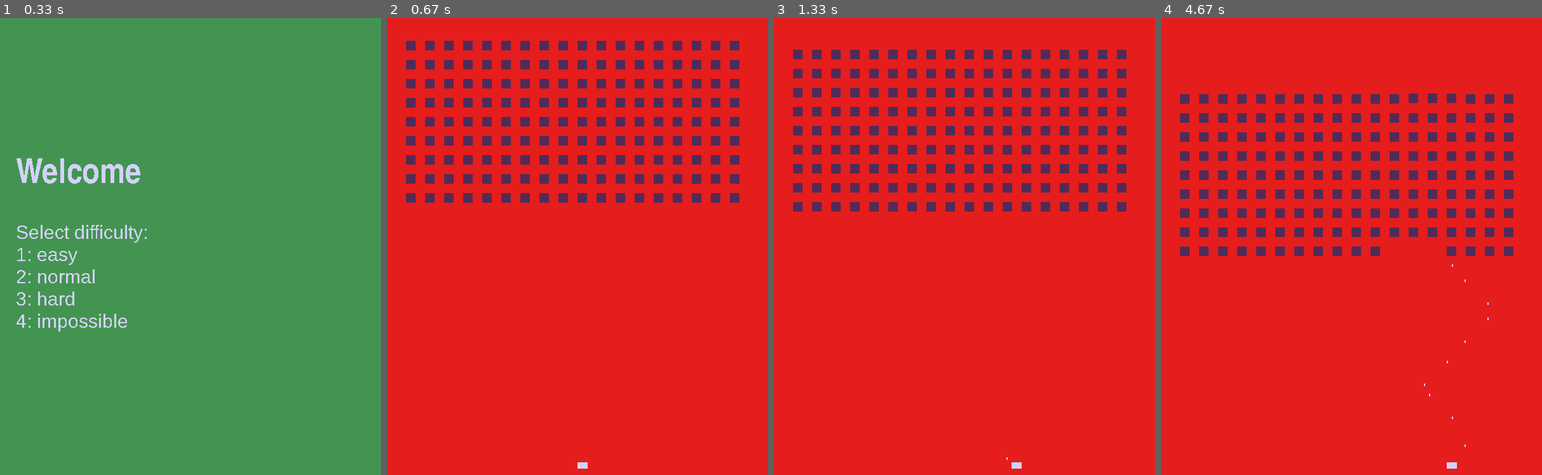
Above: before the commit, frames 1-4 (left to right).
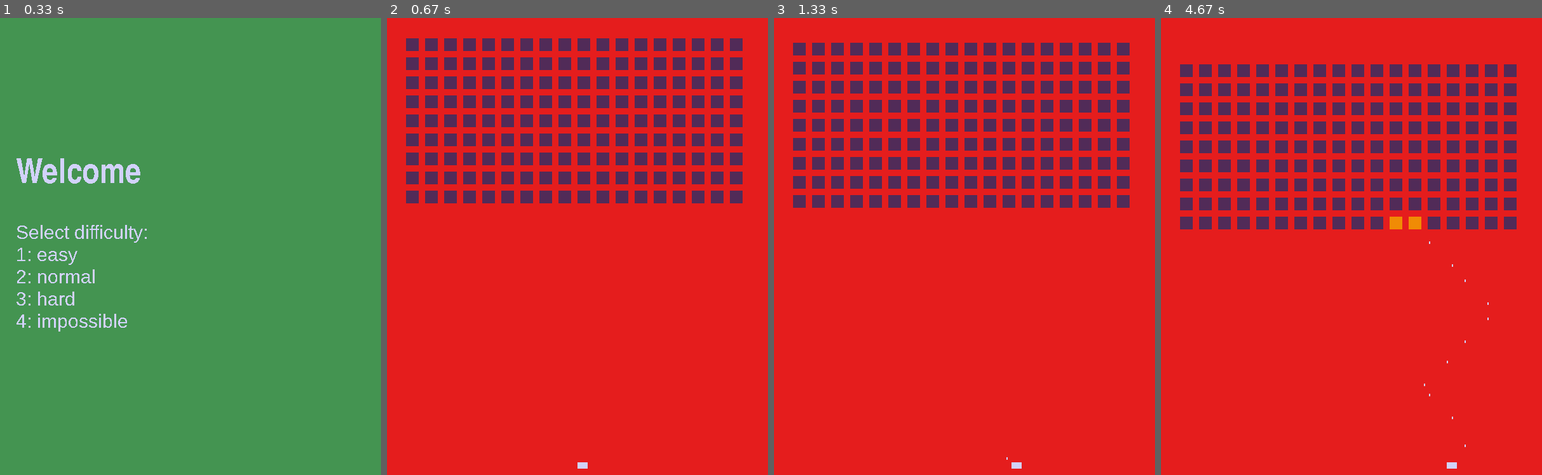
Above: after the commit, the same moments.

Repository: Denporty/PyGame_A4
Game: pygame game, started from SpaceInvaders/game.py
Two runs of this game, one before a commit and one after it. Both use one fixed random seed, a clock stepped at 60 frames per second and the inputs below.
Inputs:
- Up to frame 1 (0.33 s): no input
- Up to frame 2 (0.67 s): tap 3 at 0.33 s
- Up to frame 3 (1.33 s): hold D 0.67-1.13 s; hold Right 0.67-1.13 s; hold Q from 1.17 s (still down); hold Right from 1.17 s (still down); tap Space at 1.23 s
- Up to frame 4 (4.67 s): tap Space at 1.53, 1.73, 2.03, 2.23, 2.53, 2.73, 3.03, 3.3, 3.6, 3.73, 4.03, 4.4 s; release Q at 1.63 s; release Right at 1.63 s; hold Right 1.67-2.13 s; hold Right 2.17-2.63 s; tap D at 2.32, 3.82 s; hold Left 2.67-3.2 s; hold Left 3.23-3.63 s; hold Right 3.67-4.3 s; hold Left from 4.33 s (still down)

Frame 1 is identical in both runs. In frame 2, 6.6% of the frame differs, in the area x 5-94%, y 4-41%; in frame 3, 13%; in frame 4, 19%, in the area x 5-94%, y 10-53%.

Commit message:
Add win music + fix levels gameplay + add dash + separate generator part

Diff:
--- a/SpaceInvaders/alien.py
+++ b/SpaceInvaders/alien.py
@@ -13,19 +13,19 @@
         self.game = game
         self.y = y
         self.size = 20
+        self.life = 2
 
     def draw(self, difficulty):
         if difficulty == 1:
-            self.speed = 0.25
+            self.speed = 0.15
             self.size = 25
         elif difficulty == 2:
-            self.speed = 0.3
+            self.speed = 0.15
         elif difficulty == 3:
-            self.speed = 0.35
+            self.speed = 0.17
+        elif difficulty == 4:
+            self.speed = 0.20
             self.size = 15
-        elif difficulty == 4:
-            self.speed = 0.35
-            self.size = 10
         pygame.draw.rect(self.game.screen,
                          self.color,
                          pygame.Rect(self.x, self.y, self.size, self.size))
@@ -36,7 +36,14 @@
             if (self.x + self.size > rocket.x > self.x - self.size and
                     self.y + self.size > rocket.y > self.y - self.size):
                 game.rockets.remove(rocket)
-                game.aliens.remove(self)
+                if self.life > 1:
+                    self.life = self.life - 1
+                    if game.difficulty == 3:
+                        self.color = variables.ORANGE_BACKGROUND
+                    else:
+                        self.color = variables.RED_BACKGROUND
+                else:
+                    game.aliens.remove(self)
                 ouch = pygame.mixer.Sound(os.path.join('assets/destroy.mp3'))
                 pygame.mixer.Sound.play(ouch)
                 pygame.mixer.music.play(-1)
--- a/SpaceInvaders/game.py
+++ b/SpaceInvaders/game.py
@@ -36,6 +36,9 @@
     speedPlayerMalus = False
     speedRocketMalus = False
     doubleRocketBonus = False
+    winSound = False
+    dashEnableLeft = True
+    dashEnableRight = True
     i = 0
 
     def __init__(self):
@@ -51,27 +54,41 @@
         pygame.mixer.music.load('assets/space-invaders.mp3')
         pygame.mixer.music.play(-1)
         while not done:
+            self.clock.tick(60)
             done = self.statusGame
             if len(self.aliens) == 0:
                 self.menu = True
                 self.win = True
+                if self.winSound:
+                    victory = pygame.mixer.Sound(os.path.join('assets/victory.mp3'))
+                    pygame.mixer.Sound.play(victory)
+                    pygame.mixer.music.play()
+                    self.clock.tick(0)
 
             pressed = pygame.key.get_pressed()
             if pressed[pygame.K_LEFT]:
                 if not self.speedPlayerMalus:
                     hero.x -= 2 if hero.x > 20 else 0
                 else:
-                    hero.x -= 1.5 if hero.x > 20 else 0
+                    hero.x -= 1.8 if hero.x > 20 else 0
             elif pressed[pygame.K_RIGHT]:
                 if not self.speedPlayerMalus:
                     hero.x += 2 if hero.x < 600 - 20 else 0
                 else:
                     hero.x += 1.5 if hero.x < 600 - 20 else 0
+            if self.dashEnableRight:
+                if pressed[pygame.K_d]:
+                    hero.x = hero.x + 100 if hero.x > 20 else 0
+                    self.dashEnableRight = False
+            if self.dashEnableLeft:
+                if pressed[pygame.K_q]:
+                    hero.x = hero.x - 100 if hero.x < 600 - 20 else 0
+                    self.dashEnableLeft = False
             for event in pygame.event.get():
                 if event.type == pygame.QUIT:
                     self.statusGame = True
                     self.menu = True
-                if event.type == pygame.KEYDOWN and event.key == pygame.K_SPACE and not self.lost:
+                if event.type == pygame.KEYDOWN and event.key == pygame.K_SPACE and not self.lost and not self.menu:
                     self.rockets.append(attack.Rocket(self, hero.x, hero.y))
                     ouch = pygame.mixer.Sound(os.path.join('assets/rocket.mp3'))
                     pygame.mixer.Sound.play(ouch)
@@ -80,7 +97,6 @@
                         self.rockets.append(attack.Rocket(self, hero.x + 6, hero.y))
 
             pygame.display.update()
-            self.clock.tick(60)
             if not self.firstTry:
                 self.screen.fill(self.backgroundColor)
             if not self.menu:
@@ -100,8 +116,8 @@
                         self.win = False
                         self.menu = True
                 if not self.lost:
-                    time = timer.Timer(self)
-                    time.draw(self)
+                    wait = timer.Timer(self)
+                    wait.draw(self)
                     hero.draw()
                 for rocket in self.rockets:
                     rocket.draw()
@@ -133,6 +149,7 @@
                     self.screen.fill(variables.GREEN_BACKGROUND)
                     self.displayText("GG! Thanks for playing", 260)
                     self.displaySubtitle("Relaunch project for replay", 360)
+                    self.winSound = True
 
                 elif self.firstTry:
                     self.displayText("Welcome", 220)
--- a/SpaceInvaders/generator.py
+++ b/SpaceInvaders/generator.py
@@ -1,4 +1,5 @@
 import alien
+
 
 class Generator:
     def __init__(self, game):
Not shown, added: SpaceInvaders/assets/victory.mp3
